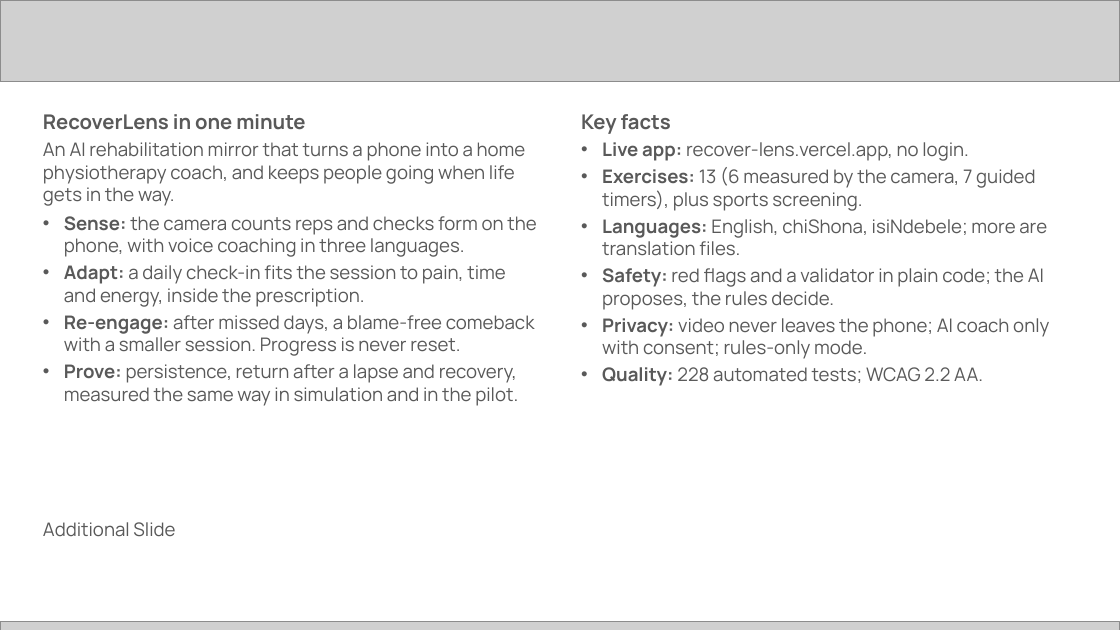
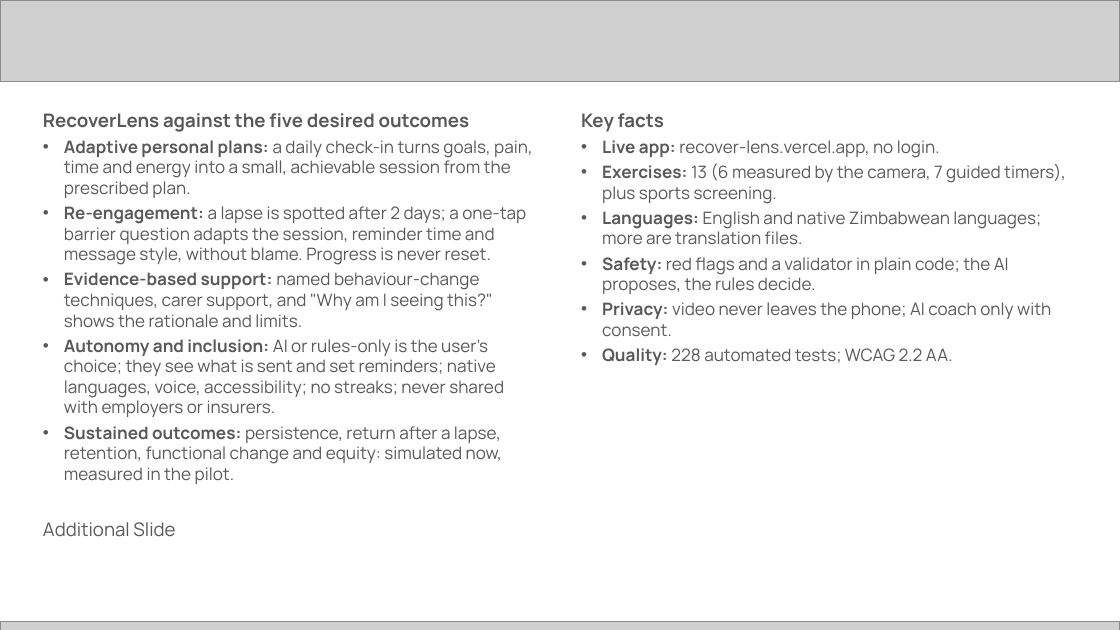
Before and after one commit to harrymakoni-netizen/Recover-Lens-, a slide deck: slide 15 of docs/hack2skill/RecoverLens-Future-Health-submission.pptx. Drawn at 1120x630 pixels with LibreOffice and Linux fonts; fonts in the diff are those of the drawing; grey boxes stand for pictures. Boxes give left, top, right and bottom in pixels: in the first picture for what was removed or moved away, otherwise in the second. Text is boxed around its words. In the diff, an @@ line names an element or a change of style, - is before the commit and + after.

```diff
--- a/docs/hack2skill/RecoverLens-Future-Health-submission.pptx
+++ b/docs/hack2skill/RecoverLens-Future-Health-submission.pptx
@@ text at <box>43,113,532,484</box>: text changed; size 12 to 11 pt @@
-RecoverLens in one minute
-An AI rehabilitation mirror that turns a phone into a home physiotherapy coach, and keeps people going when life gets in the way.
-• Sense: the camera counts reps and checks form on the phone, with voice coaching in three languages.
-• Adapt: a daily check-in fits the session to pain, time and energy, inside the prescription.
-• Re-engage: after missed days, a blame-free comeback with a smaller session. Progress is never reset.
-• Prove: persistence, return after a lapse and recovery, measured the same way in simulation and in the pilot.
+RecoverLens against the five desired outcomes
+• Adaptive personal plans: a daily check-in turns goals, pain, time and energy into a small, achievable session from the prescribed plan.
+• Re-engagement: a lapse is spotted after 2 days; a one-tap barrier question adapts the session, reminder time and message style, without blame. Progress is never reset.
+• Evidence-based support: named behaviour-change techniques, carer support, and "Why am I seeing this?" shows the rationale and limits.
+• Autonomy and inclusion: AI or rules-only is the user's choice; they see what is sent and set reminders; native languages, voice, accessibility; no streaks; never shared with employers or insurers.
+• Sustained outcomes: persistence, return after a lapse, retention, functional change and equity: simulated now, measured in the pilot.
@@ text at <box>581,113,1066,365</box>: size 13 to 12 pt in "Key facts"; size 12 to 11 pt in "Live app: recover-lens.vercel.app, no login.", "Exercises: 13 (6 measured by the camera, ...", "Safety: red flags and a validator in ...", "Quality: 228 automated tests; WCAG 2.2 AA." @@
@@ text at <box>602,211,1041,244</box>: text changed; size 12 to 11 pt @@
-• Languages: English, chiShona, isiNdebele; more are translation files.
+• Languages: English and native Zimbabwean languages; more are translation files.
@@ text at <box>602,302,1051,336</box>: text changed; size 12 to 11 pt @@
-• Privacy: video never leaves the phone; AI coach only with consent; rules-only mode.
+• Privacy: video never leaves the phone; AI coach only with consent.
```
Also in this commit, not shown: 10 other slides changed, 2 other files.
